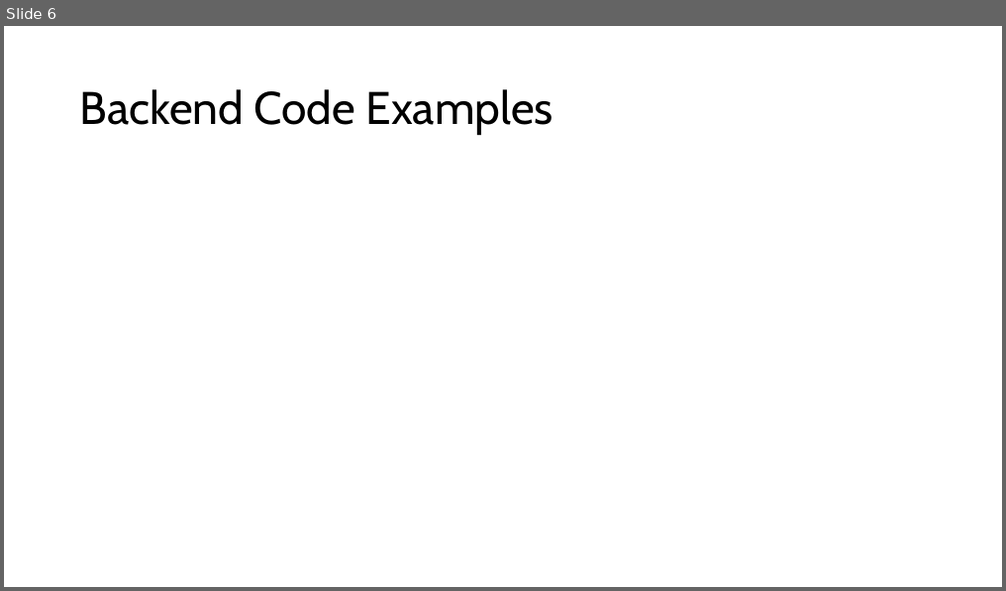
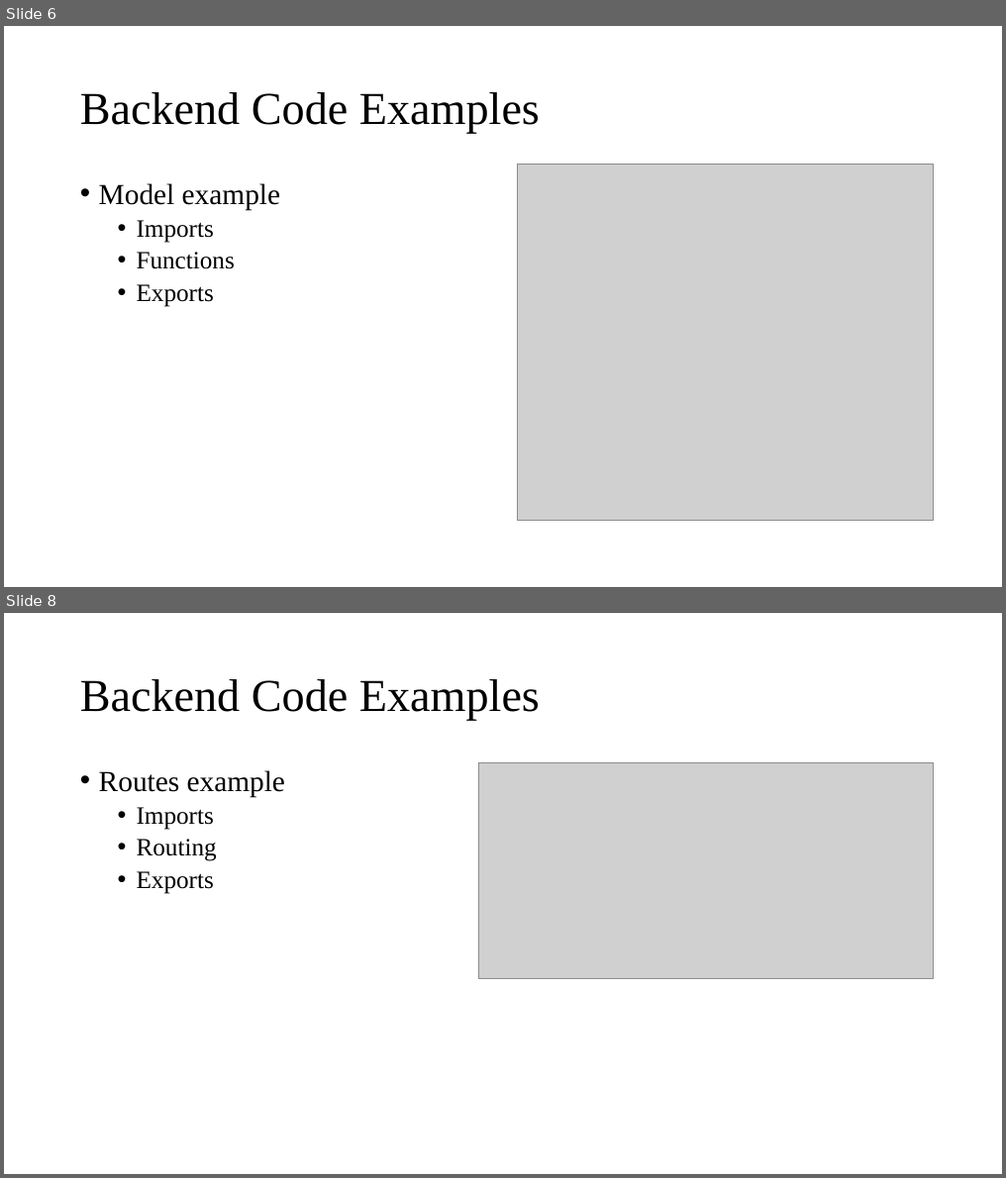
Before and after one commit to EsFrost/m2i_projet, a slide deck: presentation_en.pptx. Shown one above the other, each under a label of ours: slide 6 before the commit, slides 6 and 8 after it; the slides between them are not shown. The pictures are 1006x591 and 1006x1178 pixels, drawn with LibreOffice and Linux fonts; fonts in the diff are those of the drawing; grey boxes stand for pictures. Boxes give left, top, right and bottom in pixels: in the first picture for what was removed or moved away, otherwise in the second. Text is boxed around its words. In the diff, an @@ line names an element or a change of style, - is before the commit and + after.

```diff
--- a/presentation_en.pptx
+++ b/presentation_en.pptx
@@ slide 8 added at (x1=4, y1=613, x2=1002, y2=1174), background #FFFFFF @@
@@ title added at (x1=80, y1=679, x2=540, y2=721), 44 pt, text #000000 @@
+Backend Code Examples
@@ text added at (x1=99, y1=770, x2=285, y2=894), 24 pt, text #000000 @@
+• Routes example
+  • Imports
+  • Routing
+  • Exports
@@ picture added at (x1=478, y1=762, x2=934, y2=978) @@
@@ slide 6 changed as well @@
@@ title "Backend Code Examples" at (x1=80, y1=92, x2=540, y2=134): font Cabin to Times New Roman @@
@@ picture added at (x1=518, y1=165, x2=934, y2=521) @@
@@ text added at (x1=99, y1=183, x2=280, y2=307), 24 pt, text #000000 @@
+• Model example
+  • Imports
+  • Functions
+  • Exports
```
Also in this commit, not shown: 15 other slides changed, 4 other slides added, 6 other files.
